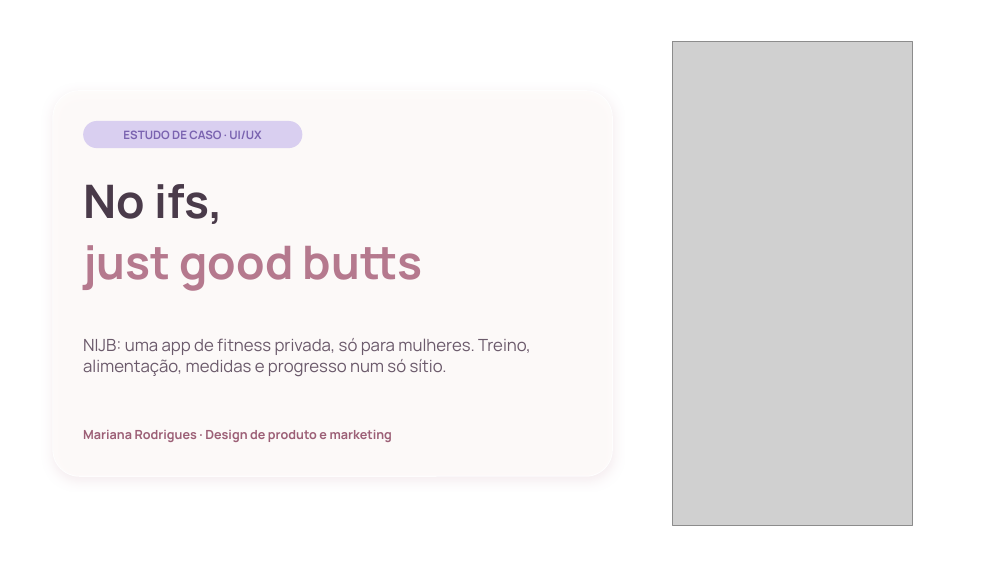
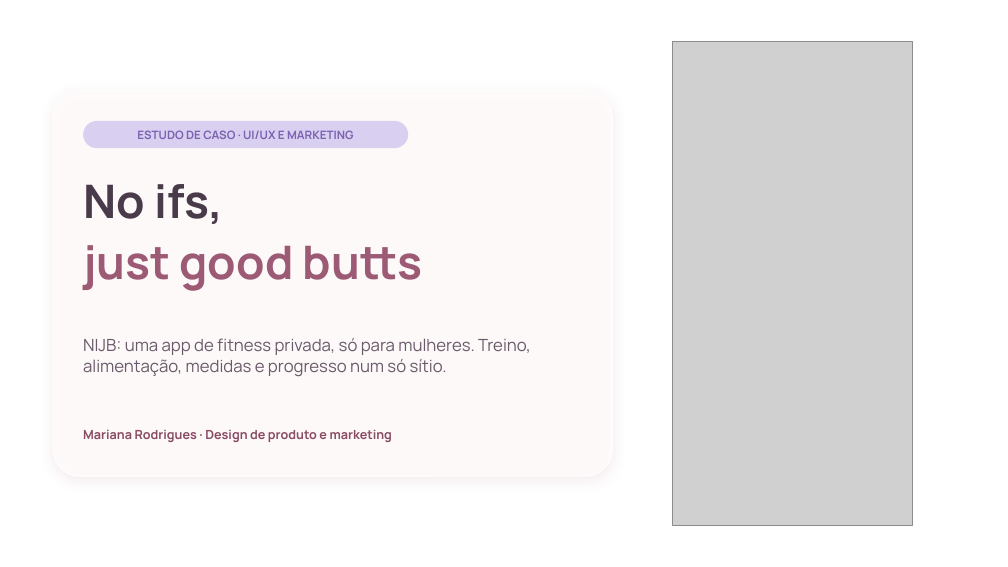
Before and after one commit to nauquero/nau-quero, a slide deck: slide 1 of NIJB-estudo-de-caso-completo.pptx. Drawn at 1008x567 pixels with LibreOffice and Linux fonts; fonts in the diff are those of the drawing; grey boxes stand for pictures; background and template pictures are left out. Boxes give left, top, right and bottom in pixels: in the first picture for what was removed or moved away, otherwise in the second. Text is boxed around its words. In the diff, an @@ line names an element or a change of style, - is before the commit and + after.

```diff
--- a/NIJB-estudo-de-caso-completo.pptx
+++ b/NIJB-estudo-de-caso-completo.pptx
@@ rounded rectangle: place and size @@
-rounded rectangle at box(83, 121, 302, 148)
+rounded rectangle at box(83, 121, 408, 148)
@@ text at box(137, 130, 354, 139): text changed @@
-ESTUDO DE CASO · UI/UX
+ESTUDO DE CASO · UI/UX E MARKETING
@@ text "just good butts" at box(83, 245, 423, 291): text colour #B5798E to #9C5A74 @@
@@ text "Mariana Rodrigues · Design de ..." at box(83, 430, 392, 442): text colour #9C5F76 to #8A4B65 @@
```
Also in this commit, not shown: 25 other slides changed, 16 slides added, 2 slides removed.
